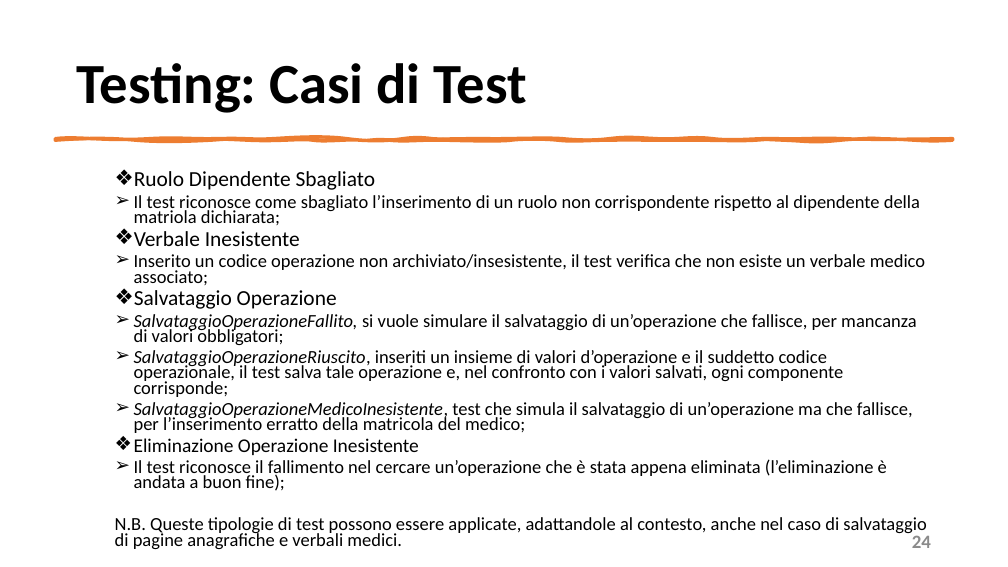
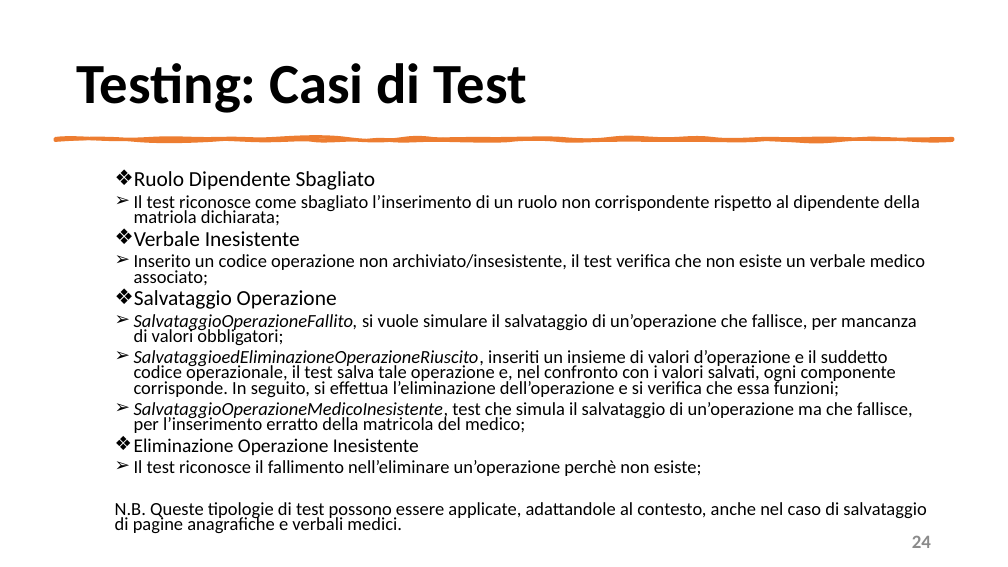
Before and after one commit to mangilimatteo/Progetto_Ingegneria_Software_Cattaneo_Mangili_Saini, a slide deck: slide 24 of Presentazione/Presentazione_Progetto.pptx. Drawn at 1008x567 pixels with LibreOffice and Linux fonts; fonts in the diff are those of the drawing. Boxes give left, top, right and bottom in pixels: in the first picture for what was removed or moved away, otherwise in the second. Text is boxed around its words. In the diff, an @@ line names an element or a change of style, - is before the commit and + after.

Commit message:
Testing

```diff
--- a/Presentazione/Presentazione_Progetto.pptx
+++ b/Presentazione/Presentazione_Progetto.pptx
@@ text at box(134, 350, 896, 397): text changed @@
-  ➢ SalvataggioOperazioneRiuscito, inseriti un insieme di valori d’operazione e il suddetto codice operazionale, il test salva tale operazione e, nel confronto con i valori salvati, ogni componente corrisponde;
+  ➢ SalvataggioedEliminazioneOperazioneRiuscito, inseriti un insieme di valori d’operazione e il suddetto codice operazionale, il test salva tale operazione e, nel confronto con i valori salvati, ogni componente corrisponde. In seguito, si effettua l’eliminazione dell’operazione e si verifica che essa funzioni;
@@ text at box(134, 460, 702, 476): text changed @@
-  ➢ Il test riconosce il fallimento nel cercare un’operazione che è stata appena eliminata (l’eliminazione è andata a buon fine);
+  ➢ Il test riconosce il fallimento nell’eliminare un’operazione perchè non esiste;
```
Also in this commit, not shown: 1 other file.
